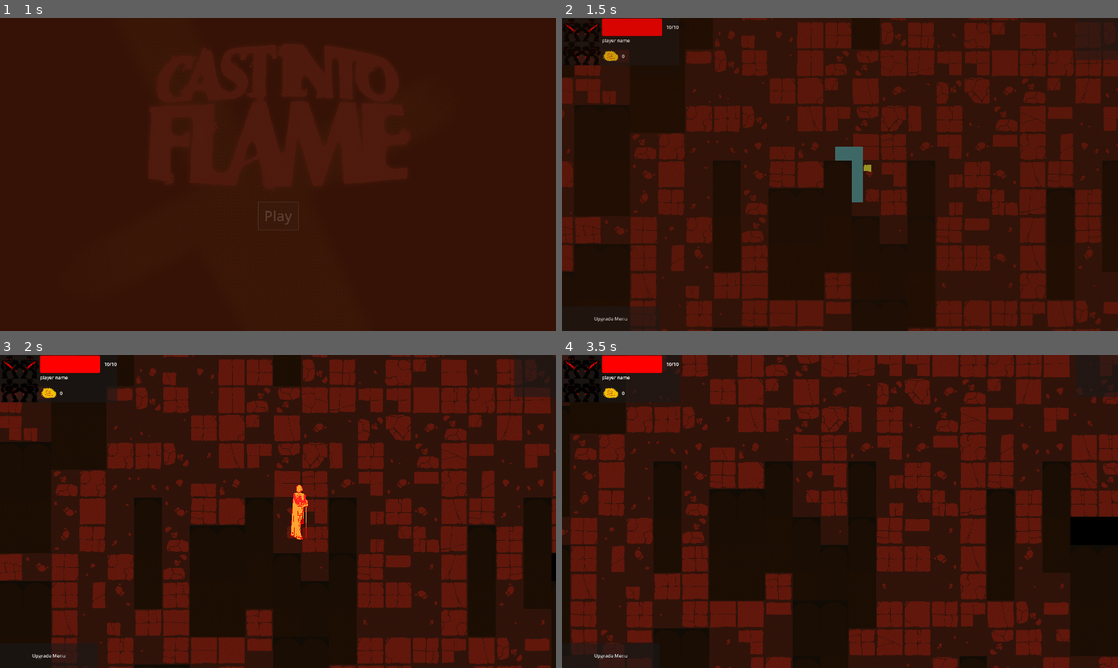
Above: before the commit, frames 1-4 (two rows, left to right).
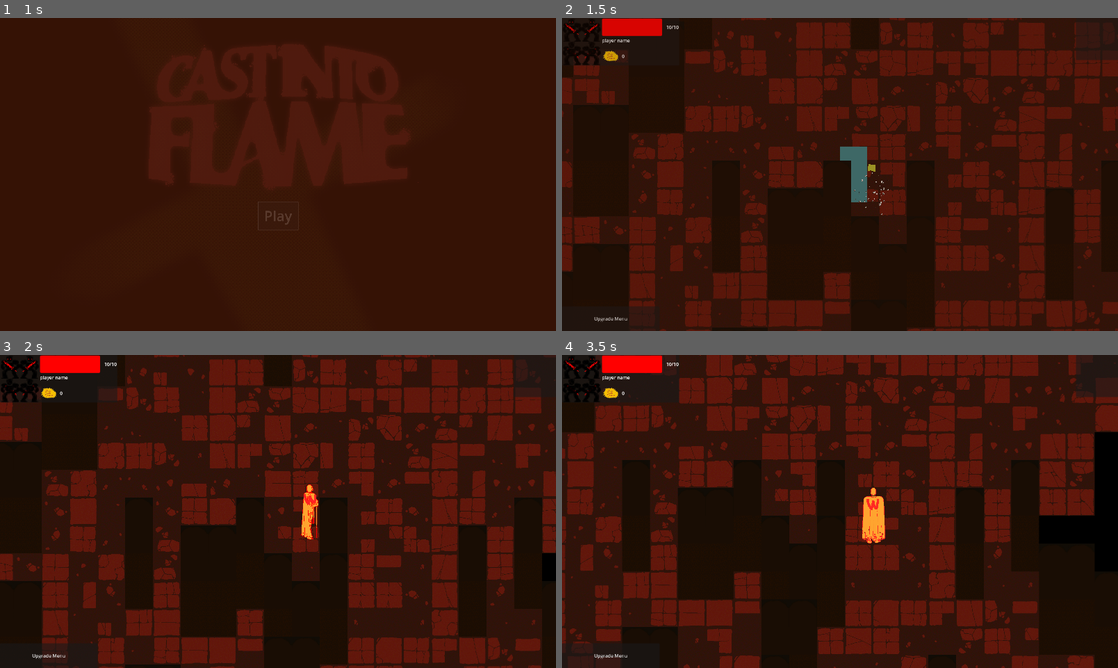
Above: after the commit, the same moments.

Repository: jible/capstone
Game: Godot game, scene res://scenes/testScenes/main_menu.tscn
The game is run twice, just before and just after one commit, with the same random seed, the same clock (stepped at 60 frames per second) and the same inputs. The engine's default icon, where the game draws it, is replaced by a stand-in: a white triangle on a blue panel in a dark square.
Inputs (mouse positions are in pixels of both pictures, inside the frame that each line leads up to):
- Up to frame 1 (1 s): click "Play" at 0.5 s
- Up to frame 2 (1.5 s): move the mouse to (962, 158) at 1.27 s; hold Right (right) from 1.28 s (still down); hold Space (attack) from 1.28 s (still down)
- Up to frame 3 (2 s): keep holding Right (right); keep holding Space (attack)
- Up to frame 4 (3.5 s): move the mouse to (728, 527) at 2.02 s; release Right (right) at 2.03 s; release Space (attack) at 2.03 s; hold Down (down) 2.03-2.78 s; tap Space (attack) at 2.1 s; move the mouse to (895, 442) at 2.77 s; hold Right (right) from 2.78 s (still down); hold Space (attack) from 2.78 s (still down)

Frame 1 is identical in both runs. In frame 2, 4.6% of the frame differs, in the area x 0-100%, y 0-100%; in frame 3, 24%; in frame 4, 45%.

Commit message:
add particle effects and edited player movement

Diff:
--- a/scenes/prefabs/player/player.tscn
+++ b/scenes/prefabs/player/player.tscn
@@ -31,6 +31,7 @@
 [ext_resource type="Texture2D" uid="uid://bbnjl5bpsrdd6" path="res://assets/spritesheets/player_walk_north.png" id="17_spqdu"]
 [ext_resource type="Texture2D" uid="uid://daupw1ov13eoo" path="res://assets/spritesheets/player_walk_south.png" id="18_ts85c"]
 [ext_resource type="Texture2D" uid="uid://br6eavhfkfe4" path="res://assets/spritesheets/player_walk_west.png" id="19_ik34j"]
+[ext_resource type="Texture2D" uid="uid://btawghlpn4ah1" path="res://assets/images/particle.jpg" id="28_7yx3u"]
 
 [sub_resource type="AtlasTexture" id="AtlasTexture_a255u"]
 atlas = ExtResource("3_tdv4r")
@@ -582,14 +583,14 @@
 "speed": 5.0
 }]
 
+[sub_resource type="CircleShape2D" id="CircleShape2D_a5in5"]
+radius = 61.337
+
+[sub_resource type="CircleShape2D" id="CircleShape2D_fqphw"]
+radius = 44.1601
+
 [sub_resource type="ConvexPolygonShape2D" id="ConvexPolygonShape2D_qh38c"]
 points = PackedVector2Array(-10, -10, 10, -10, 11, -20, -11, -20)
-
-[sub_resource type="RectangleShape2D" id="RectangleShape2D_80b3n"]
-size = Vector2(102, 122.99)
-
-[sub_resource type="CircleShape2D" id="CircleShape2D_fqphw"]
-radius = 44.1601
 
 [node name="Player" type="CharacterBody2D" node_paths=PackedStringArray("mobility_manager", "state_machine", "hitbox", "hurtbox", "sprite_manager", "direction_manager", "health_manager", "pick_up", "speaker") groups=["Player"]]
 collision_mask = 67
@@ -606,18 +607,14 @@
 speaker = NodePath("Voice")
 
 [node name="Animation Manager" parent="." instance=ExtResource("9_sc1mn")]
+position = Vector2(0, -4)
 sprite_frames = SubResource("SpriteFrames_mf368")
 animation = &"walk_north"
-
-[node name="CollisionShape2D" type="CollisionShape2D" parent="."]
-position = Vector2(0.647182, 3)
-scale = Vector2(4.98133, -5.97068)
-shape = SubResource("ConvexPolygonShape2D_qh38c")
+offset = Vector2(0, 2.76)
 
 [node name="Mobility Manager" parent="." instance=ExtResource("14_2dfdq")]
-base_max_speed = 250
+base_max_speed = 375
 base_acceleration = 500
-base_drag = 0.5
 
 [node name="State Machine" parent="." instance=ExtResource("3_igigb")]
 default_state = "Idle"
@@ -630,11 +627,12 @@
 script = ExtResource("5_7mdyy")
 player = NodePath("../..")
 
-[node name="Attack" type="Node" parent="State Machine" node_paths=PackedStringArray("character", "speaker")]
+[node name="Attack" type="Node" parent="State Machine" node_paths=PackedStringArray("character", "speaker", "particle_swing")]
 script = ExtResource("6_rq4oq")
 character = NodePath("../..")
 lock_direction = true
 speaker = NodePath("../../Voice")
+particle_swing = NodePath("../../Hitbox/CPUParticles2D")
 
 [node name="Hurt" type="Node" parent="State Machine" node_paths=PackedStringArray("character")]
 script = ExtResource("6_m7eoc")
@@ -650,9 +648,21 @@
 detecting = false
 
 [node name="CollisionShape2D" parent="Hitbox" index="0"]
-position = Vector2(0, 61.7489)
-scale = Vector2(1.44, 1.08413)
-shape = SubResource("RectangleShape2D_80b3n")
+position = Vector2(0, 82)
+scale = Vector2(1.5, 1.5)
+shape = SubResource("CircleShape2D_a5in5")
+
+[node name="CPUParticles2D" type="CPUParticles2D" parent="Hitbox"]
+position = Vector2(0, 82)
+emitting = false
+amount = 100
+lifetime = 0.3
+one_shot = true
+texture = ExtResource("28_7yx3u")
+emission_shape = 1
+emission_sphere_radius = 90.0
+gravity = Vector2(0, 0)
+scale_amount_min = 0.0
 
 [node name="Hurtbox" parent="." instance=ExtResource("9_po6ig")]
 position = Vector2(-3, 15)
@@ -681,6 +691,11 @@
 
 [node name="Inventory Sounds" type="AudioStreamPlayer2D" parent="."]
 max_polyphony = 10
+
+[node name="CollisionShape2D" type="CollisionShape2D" parent="."]
+position = Vector2(0.647182, 3)
+scale = Vector2(4.98133, -5.97068)
+shape = SubResource("ConvexPolygonShape2D_qh38c")
 
 [connection signal="state_changed" from="State Machine" to="Animation Manager" method="_on_state_machine_state_changed"]
 [connection signal="state_changed" from="State Machine" to="Mobility Manager" method="_on_state_machine_state_changed"]
--- a/scenes/prefabs/scene_config_package.tscn
+++ b/scenes/prefabs/scene_config_package.tscn
@@ -36,3 +36,9 @@
 [node name="HUD" parent="CanvasLayer" instance=ExtResource("6_14c2j")]
 
 [editable path="Level Generator"]
+[editable path="Player"]
+[editable path="Player/State Machine"]
+[editable path="Player/Hitbox"]
+[editable path="Player/Hurtbox"]
+[editable path="Player/Direction Manager"]
+[editable path="Player/Pick Up"]
--- a/scenes/testScenes/test_level.tscn
+++ b/scenes/testScenes/test_level.tscn
@@ -37,6 +37,7 @@
 [editable path="Player"]
 [editable path="Player/State Machine"]
 [editable path="Player/Hitbox"]
+[editable path="Player/Hurtbox"]
 [editable path="Player/Direction Manager"]
 [editable path="Player/Pick Up"]
 [editable path="Pit"]
--- a/scripts/characters/hitbox.gd
+++ b/scripts/characters/hitbox.gd
@@ -5,7 +5,7 @@
 @export var damage: int = 1
 @export var collision: CollisionShape2D
 @export var detecting:bool = false
-@export var distance_from_parent: int = 100
+@export var distance_from_parent: int = 130
 @export var knockback = 50
 @export var collisionshape :CollisionShape2D
 
--- a/scripts/characters/player/states/attack.gd
+++ b/scripts/characters/player/states/attack.gd
@@ -10,6 +10,7 @@
 @export var movement_details =  {
 	"moveable" : true
 }
+@export var particle_swing : CPUParticles2D
 
 # Other variables
 @onready var sm : StateMachine = get_parent()
@@ -25,6 +26,7 @@
 # Frame specific functions
 func turn_on_hitbox():
 	hitbox.turn_on()
+	particle_swing.emitting = true
 	pass
 
 func turn_off_hitbox():
Not shown: 1 places in scenes/prefabs/player/player.tscn that only renumber resources
